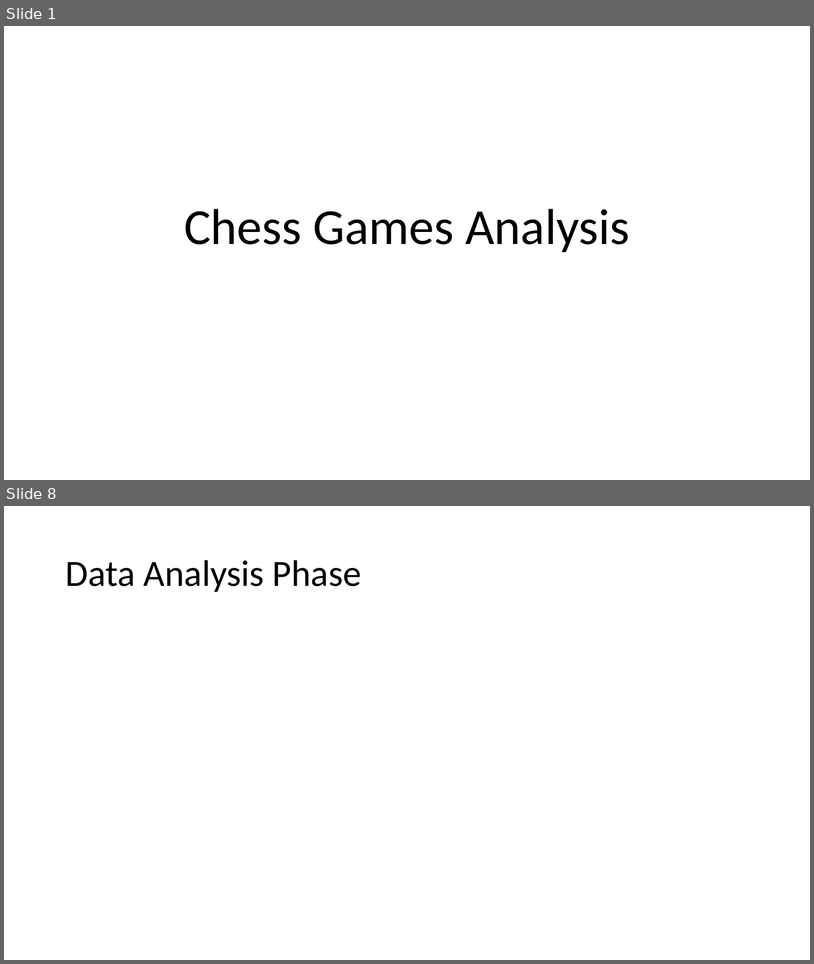
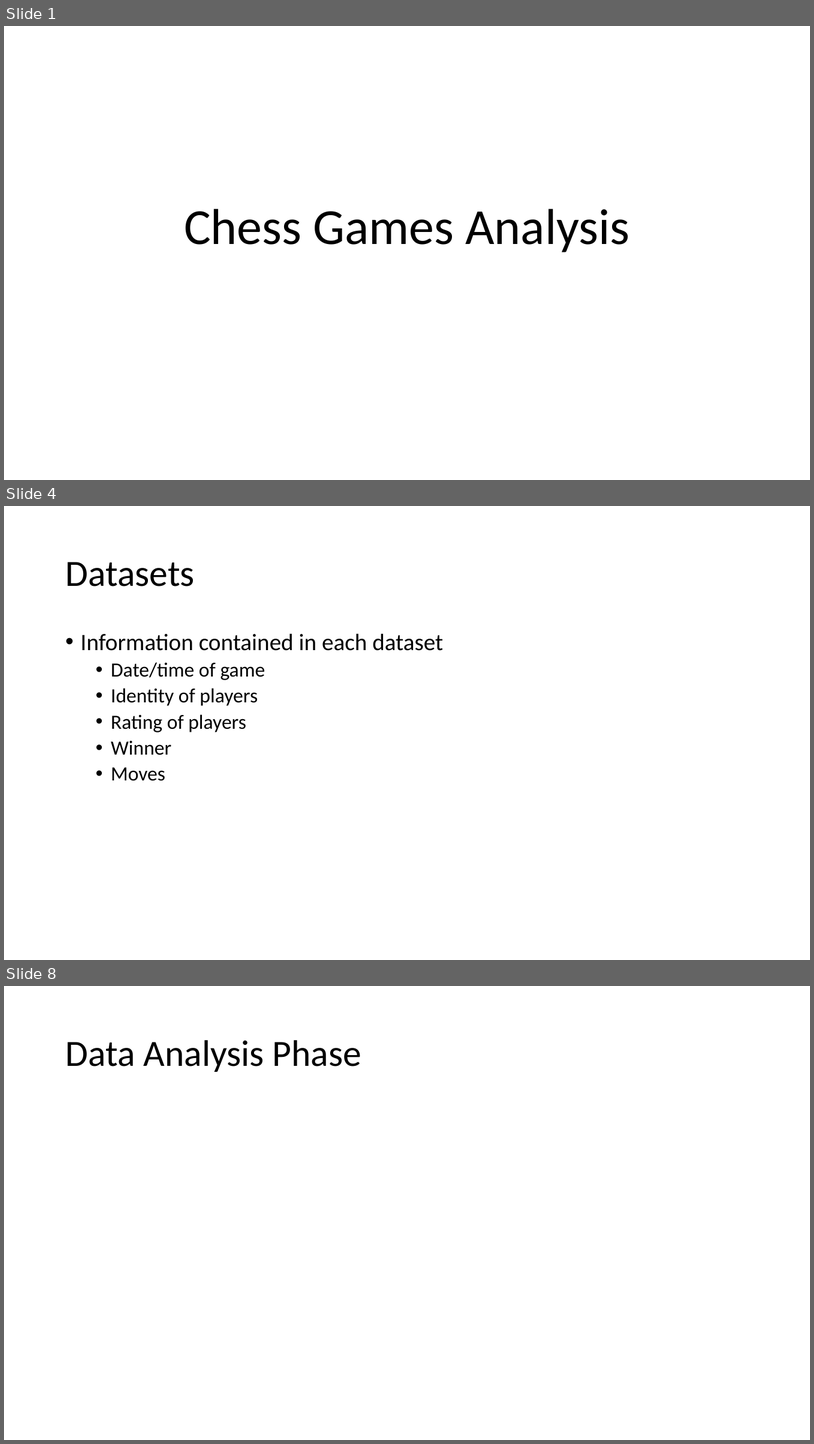
Before and after one commit to Nveatch/Chess_Games_Group_Analysis, a slide deck: Group_1_Slides.pptx. Shown one above the other, each under a label of ours: slides 1 and 8 before the commit, slides 1, 4 and 8 after it; the slides between them are not shown. The pictures are 814x964 and 814x1444 pixels, drawn with LibreOffice and Linux fonts; fonts in the diff are those of the drawing. Boxes give left, top, right and bottom in pixels: in the first picture for what was removed or moved away, otherwise in the second. Text is boxed around its words. In the diff, an @@ line names an element or a change of style, - is before the commit and + after.

```diff
--- a/Group_1_Slides.pptx
+++ b/Group_1_Slides.pptx
@@ slide 4 added at <box>4,506,810,960</box>, background #FFFFFF @@
@@ title added at <box>65,562,194,586</box>, 44 pt, text #000000 @@
+Datasets
@@ text added at <box>81,633,443,781</box>, 24 pt, text #000000 @@
+• Information contained in each dataset
+  • Date/time of game
+  • Identity of players
+  • Rating of players
+  • Winner
+  • Moves
```
Also in this commit, not shown: 3 slides changed, 2 other slides added, 3 slides removed.
